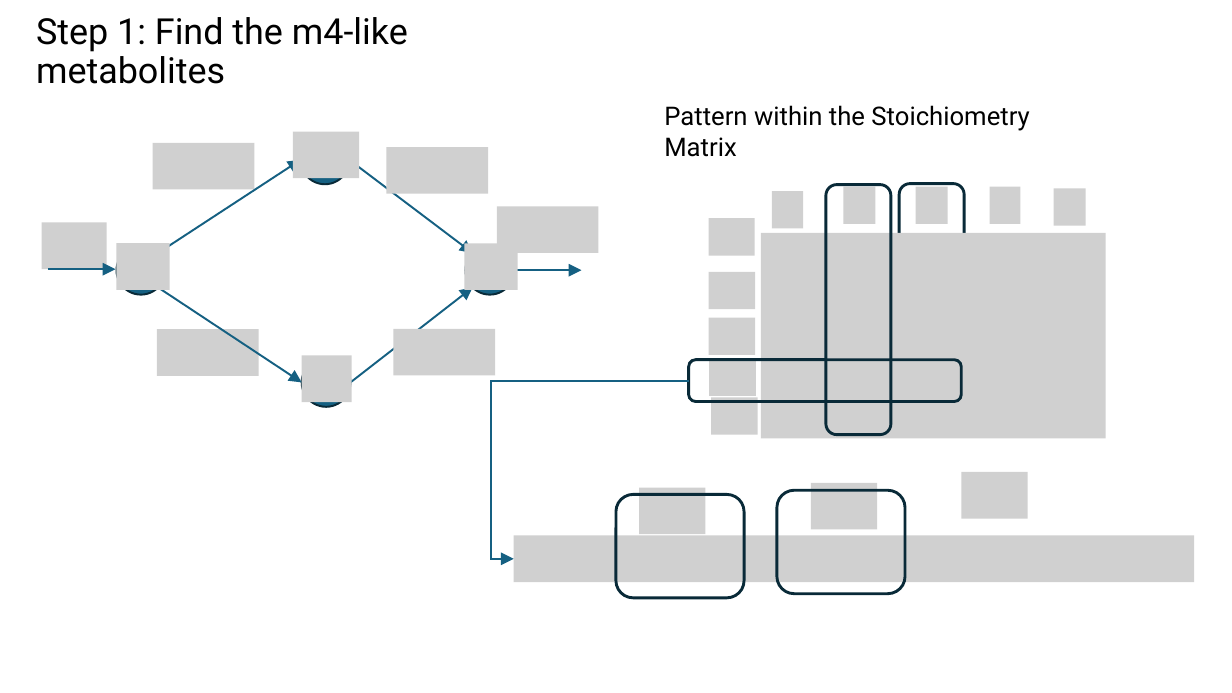
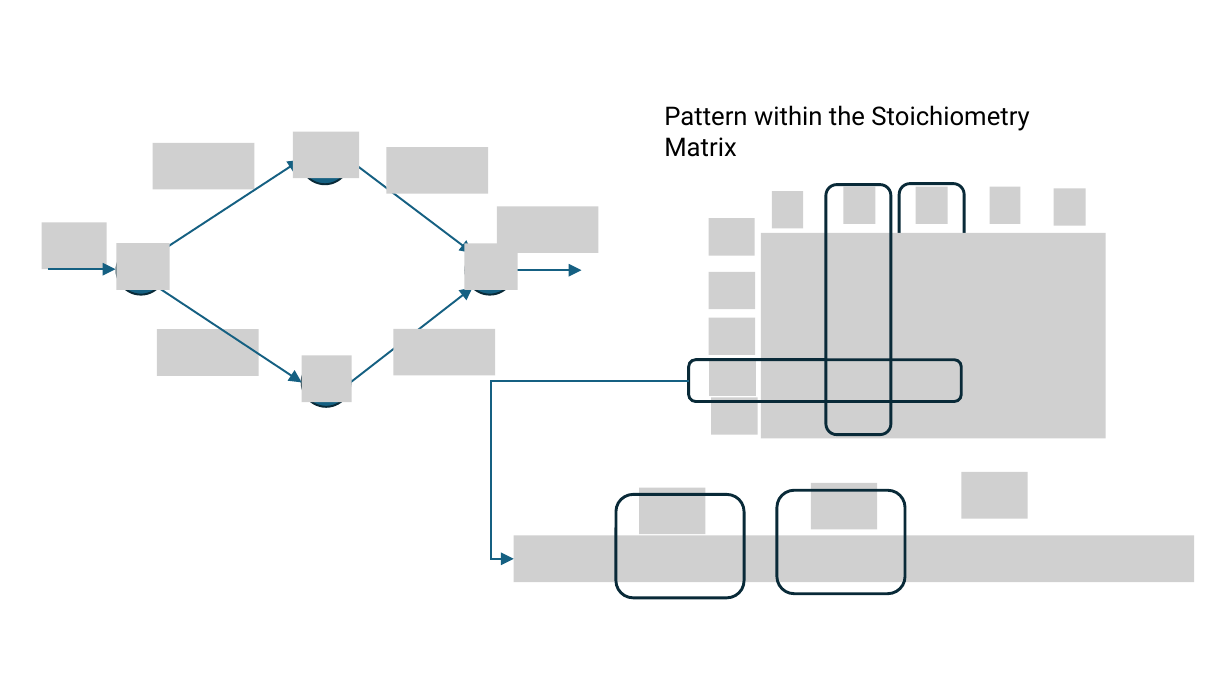
Before and after one commit to tkn-tub/bioelectrodynamics, a slide deck: slide 4 of slides/slides.pptx. Drawn at 1232x693 pixels with LibreOffice and Linux fonts; fonts in the diff are those of the drawing; grey boxes stand for pictures. Boxes give left, top, right and bottom in pixels: in the first picture for what was removed or moved away, otherwise in the second. Text is boxed around its words. In the diff, an @@ line names an element or a change of style, - is before the commit and + after.

```diff
--- a/slides/slides.pptx
+++ b/slides/slides.pptx
@@ title removed at bbox=[36, 17, 408, 84] @@
-Step 1: Find the m4-like metabolites
```
Also in this commit, not shown: 1 other slide changed, 1 slide added, 4 other files.
